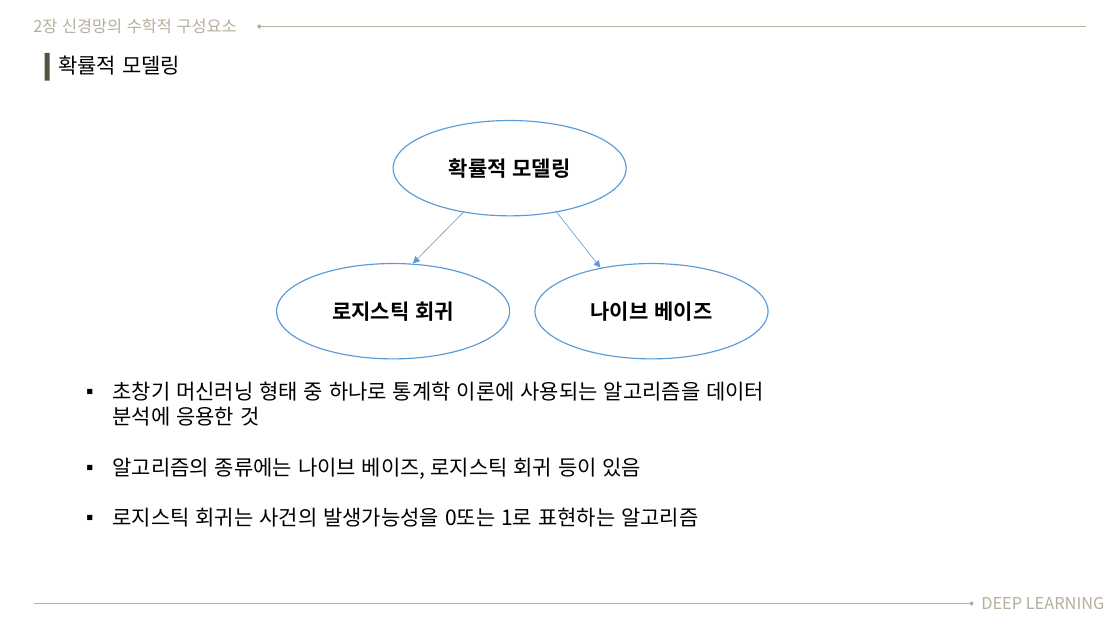
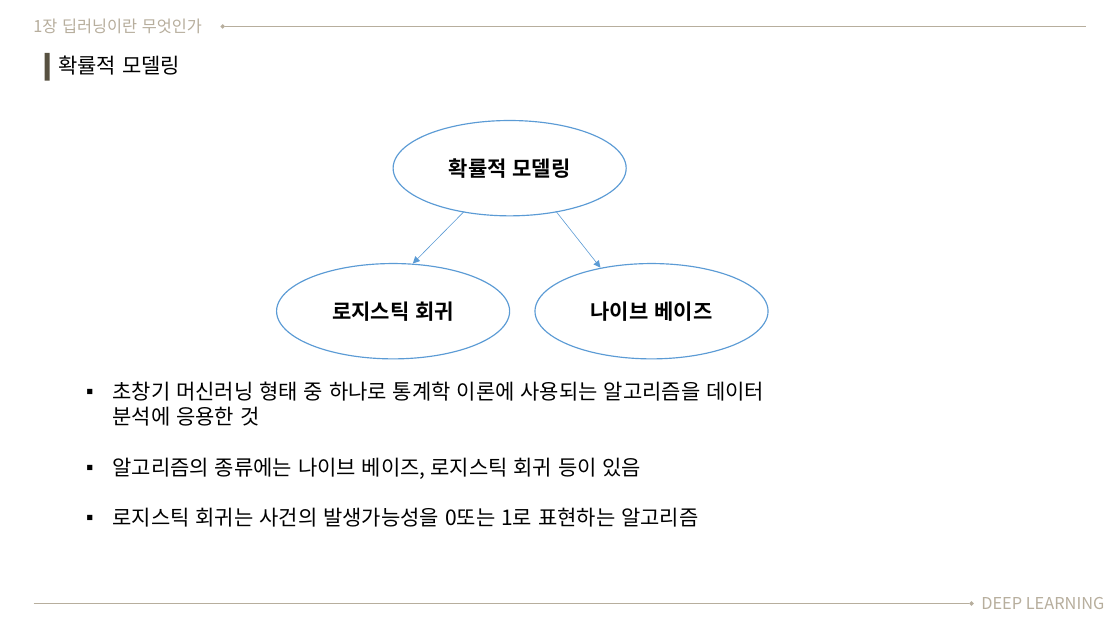
Before and after one commit to SeongGeunLee/DeepLearningStudy, a slide deck: slide 1 of PPT data/1 week/Hyukjin's.pptx. Drawn at 1120x630 pixels with LibreOffice and Linux fonts; fonts in the diff are those of the drawing. Boxes give left, top, right and bottom in pixels: in the first picture for what was removed or moved away, otherwise in the second. Text is boxed around its words. In the diff, an @@ line names an element or a change of style, - is before the commit and + after.

```diff
--- a/PPT data/1 week/Hyukjin's.pptx
+++ b/PPT data/1 week/Hyukjin's.pptx
@@ text at [33, 18, 202, 33]: text changed @@
-2장 신경망의 수학적 구성요소
+1장 딥러닝이란 무엇인가
@@ arrow moved from (260, 27) - (1086, 27) to (223, 27) - (1086, 27) @@
```
Also in this commit, not shown: 5 other slides changed, 6 slides added, 1 slide removed, 1 other file.
